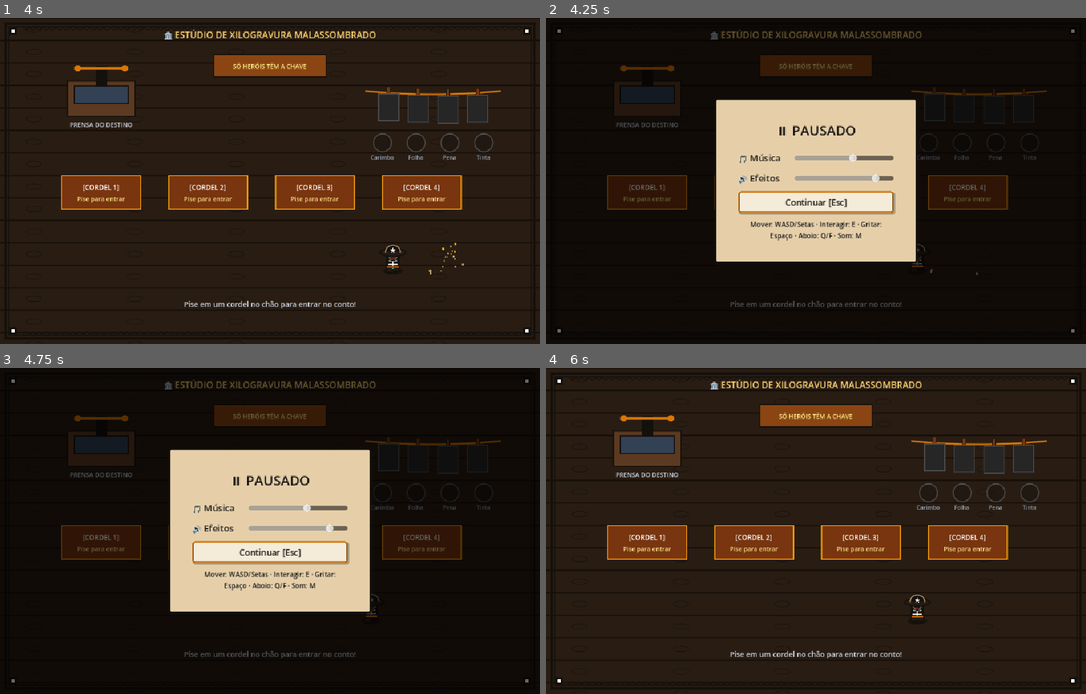
Above: before the commit, frames 1-4 (two rows, left to right).
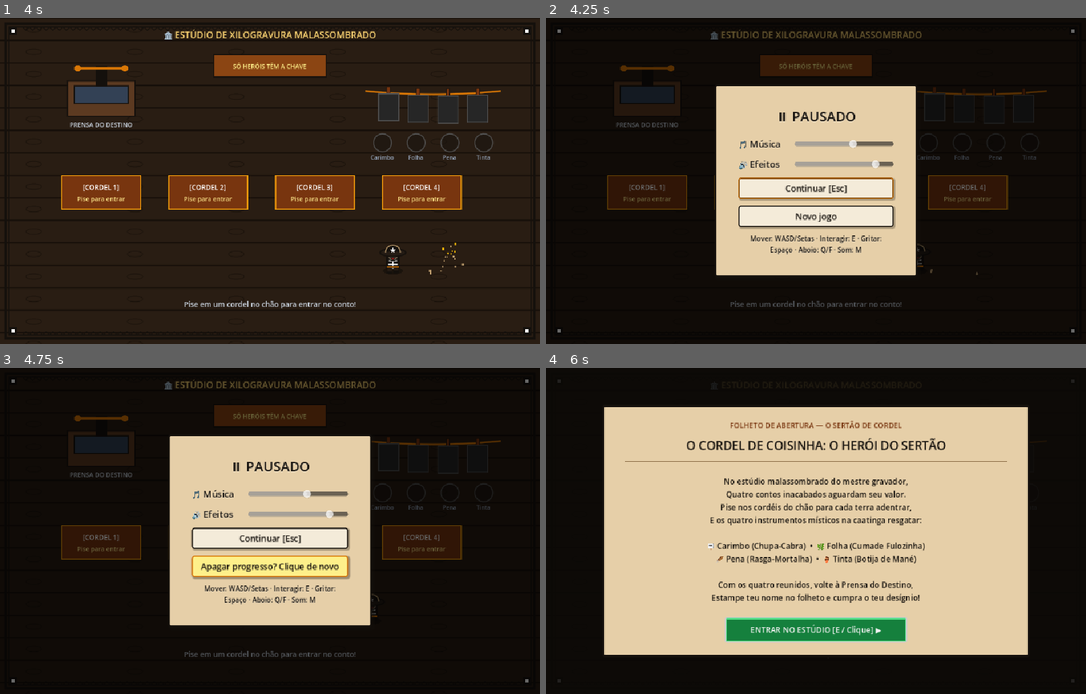
Above: after the commit, the same moments.

Repository: xiud-bots/o-cordel-de-coisinha-godot
Game: Godot game, scene res://src/Main.tscn
Same seed, same stepped clock (60 frames per second), same inputs: the game is played once before the commit and once after it.
Inputs (mouse positions are in pixels of both pictures, inside the frame that each line leads up to):
- Up to frame 1 (4 s): tap Enter at 0.5 s; move the mouse to (388, 164) at 0.52 s; hold D (move_right) 0.53-1.25 s; hold Q (aboio) 0.53-1.25 s; click (388, 164) at 0.67 s; drag from (162, 197) to (270, 66) at 1.27 s; move the mouse to (324, 109) at 2.02 s; hold D (move_right) 2.03-2.75 s; hold Space (shout) 2.03-2.75 s; drag from (243, 246) to (102, 89) at 2.77 s; tap Space (shout) at 3.5 s; move the mouse to (432, 229) at 3.52 s; hold A (move_left) from 3.53 s (still down); hold Q (aboio) from 3.53 s (still down)
- Up to frame 2 (4.25 s): keep holding A (move_left); keep holding Q (aboio); tap Escape (pause) at 4.15 s
- Up to frame 3 (4.75 s): release A (move_left) at 4.25 s; release Q (aboio) at 4.25 s; click (270, 566) at 4.25 s, where only the run after the commit has a clickable "Novo jogo"
- Up to frame 4 (6 s): click (816, 566) at 5 s, where only the run after the commit has a clickable "Apagar progresso? Clique de n…"; click (816, 553) at 5.75 s, where only the run before the commit has a clickable "Continuar [Esc]"

Frame 1 is identical in both runs. In frame 2, 9.3% of the frame differs, in the area x 31-69%, y 20-80%; in frame 3, 10%; in frame 4, 89%, in the area x 0-100%, y 0-100%.

Commit message:
botão de novo jogo

Diff:
--- a/src/ui/PauseMenu.gd
+++ b/src/ui/PauseMenu.gd
@@ -5,6 +5,9 @@
 var _backdrop: ColorRect
 var _resume_button: Button
 var _studio_button: Button
+
+var _new_game_button: Button
+var _new_game_armed: bool = false
 
 
 func _ready() -> void:
@@ -37,6 +40,7 @@
 
 func _open() -> void:
 	_is_open = true
+	_disarm_new_game()
 	_studio_button.visible = GameManager.current_scene_id != "STUDIO"
 	_backdrop.visible = true
 	GameManager.set_paused(true)
@@ -60,6 +64,26 @@
 	_close()
 	GameManager.call_deferred("switch_scene", "STUDIO")
 
+func _on_new_game_pressed() -> void:
+	if not _new_game_armed:
+		_new_game_armed = true
+		_new_game_button.text = "Apagar progresso? Clique de novo"
+		SoundManager.play_ui_click()
+		return
+
+	SoundManager.play_ui_click()
+	_disarm_new_game()
+	_close()
+	var studio_script: GDScript = load("res://src/levels/StudioScene.gd") as GDScript
+	studio_script.reset_intro_flag()
+	GameManager.reset_full_game()
+	GameManager.call_deferred("switch_scene", "STUDIO")
+
+
+func _disarm_new_game() -> void:
+	_new_game_armed = false
+	if _new_game_button != null:
+		_new_game_button.text = "Novo jogo"
 
 func _build_ui() -> void:
 	_backdrop = ColorRect.new()
@@ -102,6 +126,10 @@
 	_studio_button.text = "Voltar ao Estúdio"
 	_studio_button.pressed.connect(_on_studio_pressed)
 	box.add_child(_studio_button)
+	_new_game_button = Button.new()
+	_new_game_button.text = "Novo jogo"
+	_new_game_button.pressed.connect(_on_new_game_pressed)
+	box.add_child(_new_game_button)
 
 	var hint: Label = Label.new()
 	hint.text = "Mover: WASD/Setas · Interagir: E · Gritar: Espaço · Aboio: Q/F · Som: M"
